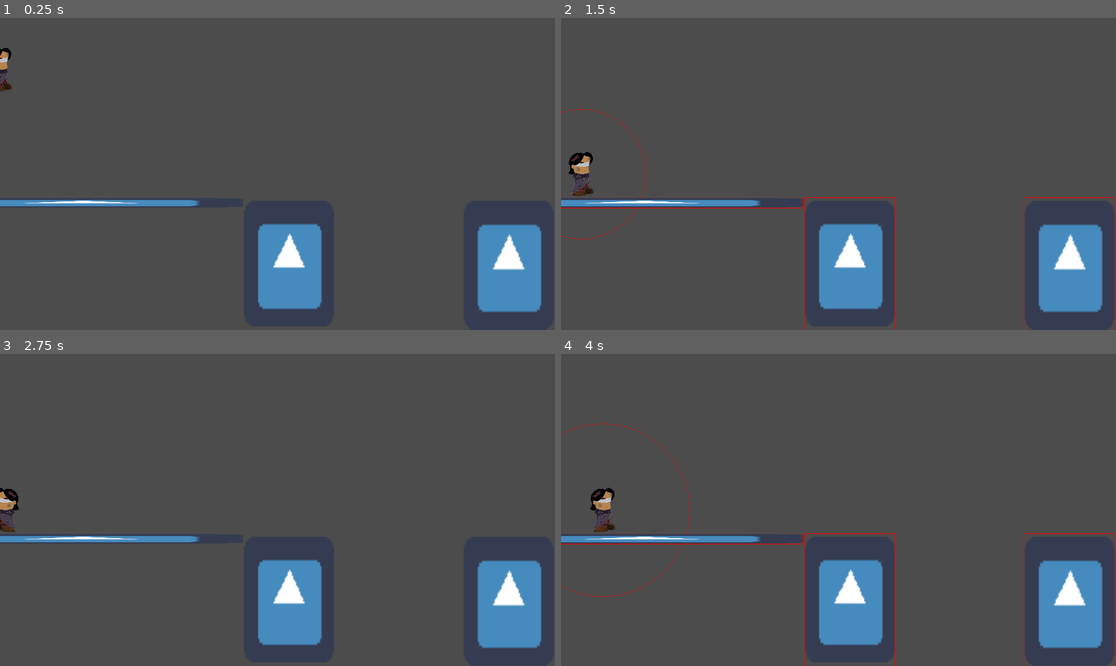
Above: before the commit, frames 1-4 (two rows, left to right).
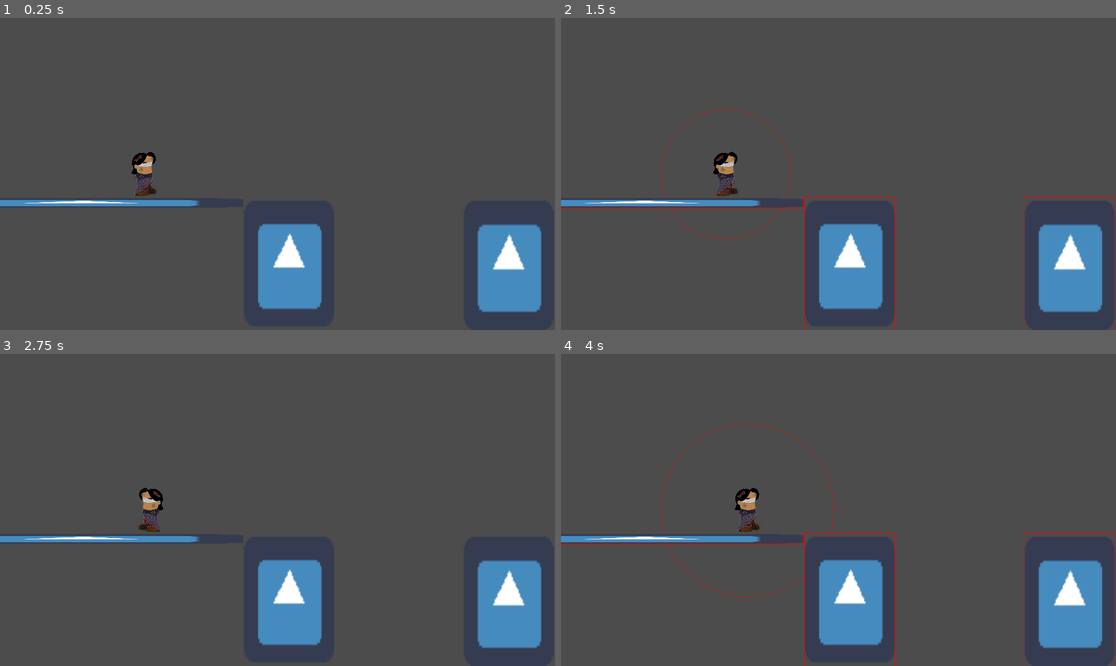
Above: after the commit, the same moments.

Repository: ShadowMitia/BPI2017
Game: Godot game, scene res://Assets/MainGame.tscn
Two runs of this game, one before a commit and one after it. Both use one fixed random seed, a clock stepped at 60 frames per second and the inputs below. This scene is started directly instead of the project's main scene. The engine's default icon, where the game draws it, is replaced by a stand-in: a white triangle on a blue panel in a dark square.
Inputs:
- Up to frame 1 (0.25 s): no input
- Up to frame 2 (1.5 s): hold Right (move_right) from 0.53 s (still down); tap Ctrl (player_action) at 0.6 s; tap Up (jump) at 0.77, 1.07 s; tap Alt (player_echolocation) at 0.8, 1.35 s
- Up to frame 3 (2.75 s): tap Up (jump) at 1.52, 1.55, 1.82, 2.1 s; release Right (move_right) at 2.03 s; hold Left (move_left) from 2.03 s (still down); tap Ctrl (player_action) at 2.3 s
- Up to frame 4 (4 s): release Left (move_left) at 2.78 s; hold Right (move_right) from 2.78 s (still down); tap Ctrl (player_action) at 2.85 s; tap Up (jump) at 3.02, 3.32, 3.77, 3.8 s; tap Alt (player_echolocation) at 3.05, 3.6 s

The runs differ from the first frame. In frame 1, 0.5% of the frame differs, in the area x 0-29%, y 9-58%; in frame 2, 1.0%; in frame 3, 0.7%; in frame 4, 1.0%, in the area x 0-50%, y 22-78%.

Commit message:
Fixed bug in animations not showing (Careful of anim names)

Diff:
--- a/Assets/MainGame.tscn
+++ b/Assets/MainGame.tscn
@@ -8,6 +8,9 @@
 [node name="PlayerManager" type="Node2D" parent="."]
 
 [node name="Player" parent="PlayerManager" instance=ExtResource( 1 )]
+
+position = Vector2( 500, 550 )
+_sections_unfolded = [ "Collision", "Transform", "Z" ]
 
 [node name="RobotsManager" type="Node2D" parent="."]
 
--- a/Assets/Platform.tscn
+++ b/Assets/Platform.tscn
@@ -10,12 +10,13 @@
 
 [node name="Platform" type="KinematicBody2D" groups=[
 "echolocation",
+"Platforms",
 ]]
 
 position = Vector2( 250, 300 )
 scale = Vector2( 6, 0.5 )
 input_pickable = true
-collision_layer = 3
+collision_layer = 1
 collision_mask = 3
 collision/safe_margin = 0.08
 _sections_unfolded = [ "Collision", "Transform" ]
--- a/Assets/Player.tscn
+++ b/Assets/Player.tscn
@@ -1,44 +1,44 @@
 [gd_scene load_steps=12 format=2]
 
 [ext_resource path="res://Player.gd" type="Script" id=1]
-[ext_resource path="res://Assets/Images/Atombe.png" type="Texture" id=2]
-[ext_resource path="res://Assets/Images/Aisha ne bouge pas.png" type="Texture" id=3]
-[ext_resource path="res://Assets/Images/Asaut.png" type="Texture" id=4]
-[ext_resource path="res://Assets/Images/A3.png" type="Texture" id=5]
-[ext_resource path="res://Assets/Images/A1.png" type="Texture" id=6]
-[ext_resource path="res://Assets/Images/A2.png" type="Texture" id=7]
+[ext_resource path="res://Assets/Images/Aisha ne bouge pas.png" type="Texture" id=2]
+[ext_resource path="res://Assets/Images/Asaut.png" type="Texture" id=3]
+[ext_resource path="res://Assets/Images/A3.png" type="Texture" id=4]
+[ext_resource path="res://Assets/Images/A1.png" type="Texture" id=5]
+[ext_resource path="res://Assets/Images/A2.png" type="Texture" id=6]
+[ext_resource path="res://Assets/Images/Atombe.png" type="Texture" id=7]
 [ext_resource path="res://EchoLocation.gd" type="Script" id=8]
 
-[sub_resource type="SpriteFrames" id=4]
+[sub_resource type="SpriteFrames" id=1]
 
 animations = [ {
 "frames": [ ExtResource( 2 ) ],
 "loop": true,
-"name": "Falling",
+"name": "Resting",
 "speed": 5.0
 }, {
 "frames": [ ExtResource( 3 ) ],
-"loop": true,
-"name": "Resting",
-"speed": 5.0
-}, {
-"frames": [ ExtResource( 4 ) ],
 "loop": false,
 "name": "Jumping",
 "speed": 5.0
 }, {
-"frames": [ ExtResource( 5 ), ExtResource( 3 ), ExtResource( 6 ), ExtResource( 7 ) ],
+"frames": [ ExtResource( 4 ), ExtResource( 2 ), ExtResource( 5 ), ExtResource( 6 ) ],
 "loop": true,
 "name": "Moving",
 "speed": 3.0
+}, {
+"frames": [ ExtResource( 7 ) ],
+"loop": true,
+"name": "Falling",
+"speed": 5.0
 } ]
 
-[sub_resource type="RectangleShape2D" id=3]
+[sub_resource type="RectangleShape2D" id=2]
 
 custom_solver_bias = 0.0
 extents = Vector2( 10.9122, 27.4598 )
 
-[sub_resource type="CircleShape2D" id=2]
+[sub_resource type="CircleShape2D" id=3]
 
 custom_solver_bias = 0.0
 radius = 10.0
@@ -47,7 +47,7 @@
 
 z = 100
 input_pickable = false
-collision_layer = 5
+collision_layer = 1
 collision_mask = 5
 collision/safe_margin = 0.08
 script = ExtResource( 1 )
@@ -57,7 +57,7 @@
 
 position = Vector2( -19.8057, 1.76051 )
 scale = Vector2( 0.3, 0.3 )
-frames = SubResource( 4 )
+frames = SubResource( 1 )
 animation = "Resting"
 playing = true
 _sections_unfolded = [ "Transform" ]
--- a/Assets/Robot.gd
+++ b/Assets/Robot.gd
@@ -1,5 +1,4 @@
 extends KinematicBody2D
-
 
 var speed = Vector2(0, 0)
 var velocity = Vector2(0, 0)
@@ -15,7 +14,7 @@
 
 var player_ref = null
 
-onready var animation_sprite = get_node("Sprite")
+var animation_sprite = null
 
 enum RobotType {
 	SHIELD,
@@ -24,10 +23,14 @@
 	HOVERBOARD
 	}
 
+export(String) var editorRobotType
+
 var robot_type = null
 
 var booted = false
 var initialised = false
+
+var has_player = false
 
 enum FSM {
 	RESTING,
@@ -37,55 +40,77 @@
 	MOVING_LEFT,
 	MOVING_RIGHT,
 	ACTIVATING,
-	PLAYER_CLIMB_ON,
-	PLAYER_CLIMB_OFF
+	PLAYER_CLIMB_OFF,
+	OFFLINE
 	}
 
-var current_state = FSM.RESTING
-var previous_state = FSM.RESTING
+var current_state = FSM.OFFLINE
+var previous_state = FSM.OFFLINE
 
-func init(player, robot_type):
-	robot_type = robot_type
+func init(player):
 	player_ref = player
 	initialised = true
-	get_node("Sprite").play("activating")
+	current_state = FSM.ACTIVATING
+	set_process(true)
+	has_player = false
+	do_animation_on_state()
 
 func give_control_back():
-	set_process(false)
+	get_node("CollisionShape2D").set_disabled(true)
 	player_ref.set_process(true)
 	player_ref.set_visible(true)
+	player_ref.set_position(get_position())
 	player_ref = null
+	set_process(false)
+	do_animation_on_state()
 
 func _ready():
-    set_process(false)
+	get_node("CollisionShape2D").set_disabled(true)
+	set_process(false)
+	if (editorRobotType.to_lower() == "shield"):
+		print("SHIELD")
+		robot_type = RobotType.SHIELD
+		animation_sprite = get_node("SpriteShield")
+	elif (editorRobotType.to_lower() == "vertigo"):
+		robot_type = RobotType.ELEVATOR
+		animation_sprite = get_node("SpriteVertigo")
+	else:
+		animation_sprite = get_node("SpriteShield")
+
+	do_animation_on_state()
 
 func do_animation_on_state():
 	if (animation_sprite.is_playing()):
 		return
 
 	if current_state == FSM.RESTING:
-		print("Resting")
-		animation_sprite.play("Resting")
+		#print("Resting")
+		if has_player:
+			animation_sprite.play("RestingPlayer")
+		else:
+			animation_sprite.play("Resting")
 	elif current_state == FSM.FALLING:
-		print("Falling")
+		#print("Falling")
 		animation_sprite.play("Falling")
 	elif current_state == FSM.JUMPING:
-		print("Resting")
+		#print("Resting")
 		animation_sprite.play("Resting")
 		animation_sprite.play("Jumping")
 		current_state = FSM.IN_AIR
 	elif current_state in [FSM.MOVING_LEFT, FSM.MOVING_RIGHT]:
-		print("Moving")
+		#print("Moving")
 		animation_sprite.play("Moving")
 	elif current_state == FSM.IN_AIR:
-		print("In Air")
+		#print("In Air")
 		animation_sprite.play("Jumping")
 	elif current_state == FSM.ACTIVATING:
-		pass
+		animation_sprite.play("Activating")
+		booted = true
 	elif current_state == FSM.PLAYER_CLIMB_OFF:
-		pass
-	elif current_state == FSM.PLAYER_CLIMB_ON:
-		pass
+		animation_sprite.play("PlayerOff")
+		current_state = FSM.OFFLINE
+	elif current_state == FSM.OFFLINE:
+		animation_sprite.play("Offline")
 	else:
 		print("No animation")
 
@@ -94,12 +119,12 @@
 
 func do_shield_process(delta):
 	if (Input.is_action_pressed("move_left")):
-		animation_sprite.set_flip_h(true)
+		animation_sprite.set_flip_h(false)
 		current_state = FSM.MOVING_LEFT
 		velocity.x = -SPEED
 		direction = -1
 	elif (Input.is_action_pressed("move_right")):
-		animation_sprite.set_flip_h(false)
+		animation_sprite.set_flip_h(true)
 		current_state = FSM.MOVING_RIGHT
 		velocity.x = SPEED
 		direction = 1
@@ -111,60 +136,60 @@
 		direction = 0
 
 func do_elevator_process(delta):
-	pass
+	if Input.is_action_just_pressed("move_up"):
+		pass
+	elif Input.is_action_just_pressed("move_down"):
+		pass
+	elif Input.is_action_just_pressed("move_left"):
+		animation_sprite.set_flip_h(false)
+	elif Input.is_action_just_pressed("move_right"):
+		animation_sprite.set_flip_h(true)
 
 func do_hoverboard_process(delta):
 	pass
+
+func _draw():
+	if booted:
+		print("draw")
+		draw_circle(get_parent().get_position(), 50, Color(255, 255, 255))
 
 func _process(delta):
 	if (!initialised):
 		print("NOT INITIALISED")
 
-	if !is_on_floor() and current_state in [FSM.IN_AIR, FSM.JUMPING, FSM.MOVING_LEFT, FSM.MOVING_RIGHT, FSM.RESTING]:
-		print("not on floor and in fsm state")
-		if (velocity.y > 0):
-			current_state = FSM.FALLING
+	if booted:
+		if !is_on_floor() and current_state in [FSM.PLAYER_CLIMB_OFF, FSM.IN_AIR, FSM.JUMPING, FSM.MOVING_LEFT, FSM.MOVING_RIGHT, FSM.RESTING]:
+			#print("not on floor and in fsm state")
+			if (velocity.y > 0):
+				current_state = FSM.FALLING
+		else:
+			#print("On the floor in resting position")
+			current_state = FSM.RESTING
+
+		if robot_type == RobotType.SHIELD:
+			do_shield_process(delta)
+		elif robot_type == RobotType.ELEVATOR:
+			do_elevator_process(delta)
+		else:
+			print("todo")
+
+		if Input.is_action_just_pressed("player_action"):
+			pass
+		elif Input.is_action_just_pressed("player_echolocation"):
+			# don't do it here!
+			pass
+		elif Input.is_action_just_pressed("player_exit_robot"):
+			give_control_back()
+
+		do_animation_on_state()
+
+		velocity += GRAVITY
+		velocity.x = clamp(velocity.x, -MAX_SPEED, MAX_SPEED)
+		velocity.y = clamp(velocity.y, -MAX_SPEED, MAX_SPEED)
+
+		move_and_slide(velocity, Vector2(0, -1))
+
+		previous_direction = direction
+		previous_state = current_state
 	else:
-		print("On the floor in resting position")
-		current_state = FSM.RESTING
-
-	if robot_type == RobotType.SHIELD:
-		do_shield_process(delta)
-	else:
-		print("todo")
-
-	#if (Input.is_action_pressed("move_left")):
-	#	animation_sprite.set_flip_h(true)
-	#	current_state = FSM.MOVING_LEFT
-	#	velocity.x = -SPEED
-	#	direction = -1
-	#elif (Input.is_action_pressed("move_right")):
-	#	animation_sprite.set_flip_h(false)
-	#	current_state = FSM.MOVING_RIGHT
-	#	velocity.x = SPEED
-	#	direction = 1
-	#elif (Input.is_action_just_pressed("jump") && is_on_floor()):
-	#	current_state = FSM.JUMPING
-	#	velocity.y -= JUMP_FORCE
-	#else:
-	#	velocity.x = 0
-	#	direction = 0
-
-	if Input.is_action_just_pressed("player_action"):
-		pass
-	elif Input.is_action_just_pressed("player_echolocation"):
-		# don't do it here!
-		pass
-	elif Input.is_action_just_pressed("player_exit_robot"):
-		give_control_back()
-
-	# do_animation_on_state()
-
-	velocity += GRAVITY
-	velocity.x = clamp(velocity.x, -MAX_SPEED, MAX_SPEED)
-	velocity.y = clamp(velocity.y, -MAX_SPEED, MAX_SPEED)
-
-	move_and_slide(velocity, Vector2(0, -1))
-
-	previous_direction = direction
-	previous_state = current_state
+		animation_sprite.play("offline")
--- a/Assets/Robot.tscn
+++ b/Assets/Robot.tscn
@@ -1,45 +1,60 @@
 [gd_scene load_steps=13 format=2]
 
 [ext_resource path="res://Assets/Robot.gd" type="Script" id=1]
-[ext_resource path="res://Assets/Images/1.png" type="Texture" id=2]
-[ext_resource path="res://Assets/Images/7.png" type="Texture" id=3]
-[ext_resource path="res://Assets/Images/6.png" type="Texture" id=4]
-[ext_resource path="res://Assets/Images/5.png" type="Texture" id=5]
-[ext_resource path="res://Assets/Images/2.png" type="Texture" id=6]
-[ext_resource path="res://Assets/Images/3.png" type="Texture" id=7]
-[ext_resource path="res://Assets/Images/4.png" type="Texture" id=8]
-[ext_resource path="res://Assets/Images/8.png" type="Texture" id=9]
+[ext_resource path="res://Assets/Images/Shield/7.png" type="Texture" id=2]
+[ext_resource path="res://Assets/Images/Shield/5.png" type="Texture" id=3]
+[ext_resource path="res://Assets/Images/Shield/8.png" type="Texture" id=4]
+[ext_resource path="res://Assets/Images/Shield/6.png" type="Texture" id=5]
+[ext_resource path="res://Assets/Images/Shield/2.png" type="Texture" id=6]
+[ext_resource path="res://Assets/Images/Shield/3.png" type="Texture" id=7]
+[ext_resource path="res://Assets/Images/Shield/4.png" type="Texture" id=8]
+[ext_resource path="res://Assets/Images/Shield/1.png" type="Texture" id=9]
 
-[sub_resource type="SpriteFrames" id=3]
+[sub_resource type="RectangleShape2D" id=1]
+
+custom_solver_bias = 0.0
+extents = Vector2( 56.5888, 48.013 )
+
+[sub_resource type="SpriteFrames" id=2]
 
 animations = [ {
 "frames": [ ExtResource( 2 ) ],
 "loop": true,
-"name": "offline",
+"name": "RestingPlayer",
 "speed": 5.0
 }, {
-"frames": [ ExtResource( 3 ), ExtResource( 4 ), ExtResource( 5 ) ],
+"frames": [ ExtResource( 3 ) ],
 "loop": true,
-"name": "player_climb_off",
+"name": "Resting",
 "speed": 5.0
 }, {
-"frames": [ ExtResource( 6 ), ExtResource( 7 ), ExtResource( 8 ), ExtResource( 5 ), ExtResource( 4 ), ExtResource( 5 ), ExtResource( 3 ) ],
-"loop": false,
-"name": "activating",
+"frames": [ ExtResource( 2 ), ExtResource( 4 ) ],
+"loop": true,
+"name": "Moving",
 "speed": 5.0
 }, {
-"frames": [ ExtResource( 3 ), ExtResource( 9 ) ],
+"frames": [ ExtResource( 2 ) ],
 "loop": true,
-"name": "moving",
+"name": "Falling",
+"speed": 5.0
+}, {
+"frames": [ ExtResource( 2 ), ExtResource( 5 ), ExtResource( 3 ) ],
+"loop": false,
+"name": "PlayerOff",
+"speed": 5.0
+}, {
+"frames": [ ExtResource( 6 ), ExtResource( 7 ), ExtResource( 8 ), ExtResource( 3 ), ExtResource( 5 ), ExtResource( 2 ) ],
+"loop": false,
+"name": "Activating",
+"speed": 5.0
+}, {
+"frames": [ ExtResource( 9 ) ],
+"loop": true,
+"name": "Offline",
 "speed": 5.0
 } ]
 
-[sub_resource type="RectangleShape2D" id=4]
-
-custom_solver_bias = 0.0
-extents = Vector2( 68.7652, 53.0567 )
-
-[sub_resource type="RectangleShape2D" id=2]
+[sub_resource type="RectangleShape2D" id=3]
 
 custom_solver_bias = 0.0
 extents = Vector2( 138.335, 96.8402 )
@@ -50,28 +65,24 @@
 
 input_pickable = false
 collision_layer = 1
-collision_mask = 1
+collision_mask = 31
 collision/safe_margin = 0.08
 script = ExtResource( 1 )
+_sections_unfolded = [ "Collision" ]
+editorRobotType = null
 
-[node name="Sprite" type="AnimatedSprite" parent="."]
+[node name="CollisionShape2D" type="CollisionShape2D" parent="."]
+
+shape = SubResource( 1 )
+
+[node name="SpriteShield" type="AnimatedSprite" parent="."]
 
 position = Vector2( -1.05408, -54.4193 )
 scale = Vector2( 0.5, 0.5 )
-frames = SubResource( 3 )
-animation = "offline"
+frames = SubResource( 2 )
+animation = "Offline"
+playing = true
 _sections_unfolded = [ "Transform" ]
-
-[node name="KinematicBody2D" type="KinematicBody2D" parent="."]
-
-input_pickable = false
-collision_layer = 1
-collision_mask = 1
-collision/safe_margin = 0.08
-
-[node name="CollisionShape2D" type="CollisionShape2D" parent="KinematicBody2D"]
-
-shape = SubResource( 4 )
 
 [node name="Area2D" type="Area2D" parent="."]
 
--- a/Assets/TestScene.tscn
+++ b/Assets/TestScene.tscn
@@ -56,3 +56,4 @@
 [node name="Robot" parent="." instance=ExtResource( 3 )]
 
 position = Vector2( 1645.62, 862.755 )
+editorRobotType = "SHIELD"
--- a/Player.gd
+++ b/Player.gd
@@ -1,5 +1,4 @@
 extends KinematicBody2D
-
 
 var speed = Vector2(0, 0)
 var velocity = Vector2(0, 0)
@@ -16,10 +15,6 @@
 onready var animation_sprite = get_node("Sprite")
 onready var robots = get_tree().get_nodes_in_group("Robots")
 
-enum PlayerControll {
-	PLAYER,
-	ROBOT
-	}
 
 enum FSM {
 	RESTING,
@@ -92,8 +87,6 @@
 		velocity.x = SPEED
 		direction = 1
 
-
-
 	if Input.is_action_just_pressed("player_action"):
 		for object in robots:
 			var collshape = object.get_node("Area2D/CollisionShape2D")
@@ -101,9 +94,11 @@
 				continue
 			var collided = get_node("CollisionShape2D").get_shape().collide(get_node("CollisionShape2D").get_global_transform(), collshape.get_shape(), collshape.get_global_transform())
 			if collided:
-				object.init(self, object.RobotType.SHIELD)
+				object.init(self)
 				set_process(false)
 				set_visible(false)
+				set_position(Vector2(10000, 100000))
+				object.get_node("CollisionShape2D").set_disabled(false)
 				return
 	elif Input.is_action_just_pressed("player_echolocation"):
 		var echo_lo = get_node("EchoLocation")
Binary file removed: Assets/Images/1.png
Not shown, removed: Assets/Images/1.png.import
Binary file removed: Assets/Images/2.png
Not shown, removed: Assets/Images/2.png.import
Binary file removed: Assets/Images/3.png
Not shown, removed: Assets/Images/3.png.import
Binary file removed: Assets/Images/4.png
Not shown, removed: Assets/Images/4.png.import
Binary file removed: Assets/Images/5.png
Not shown, removed: Assets/Images/5.png.import
Binary file removed: Assets/Images/6.png
Not shown, removed: Assets/Images/6.png.import
(and 6 more such lines)
